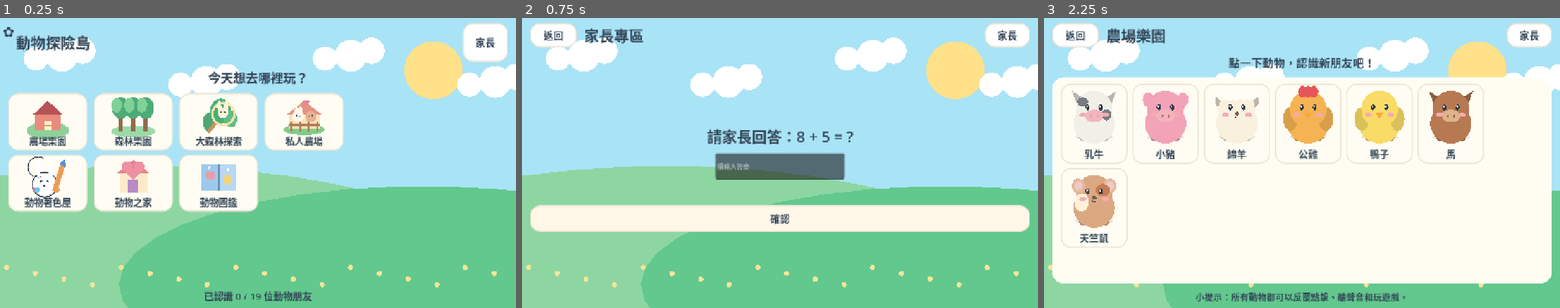
Above: before the commit, frames 1-3 (left to right).
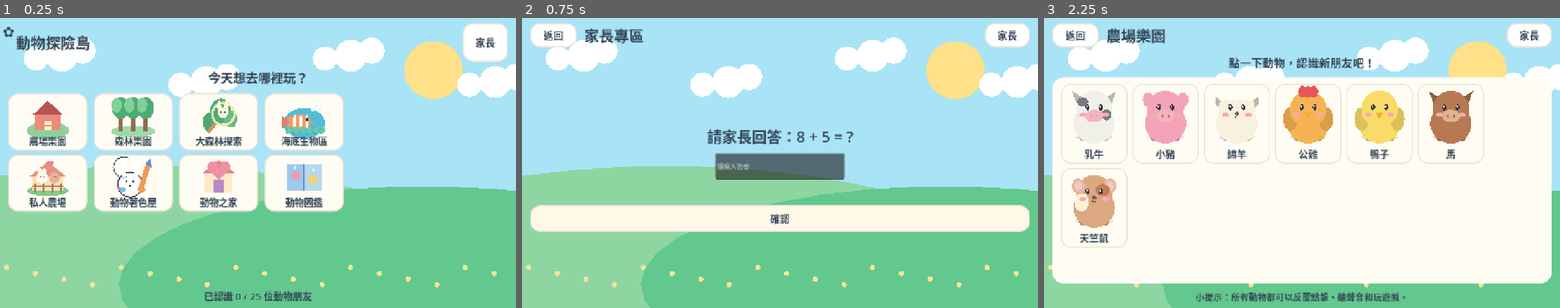
Above: after the commit, the same moments.

Repository: jimmy0933b3-sudo/farm
Game: Godot game, scene res://scenes/Main.tscn
Same seed, same stepped clock (60 frames per second), same inputs: the game is played once before the commit and once after it.
Inputs (mouse positions are in pixels of both pictures, inside the frame that each line leads up to):
- Up to frame 1 (0.25 s): no input
- Up to frame 2 (0.75 s): click "家長" at 0.5 s
- Up to frame 3 (2.25 s): click "返回" at 1.25 s; click (1090, 122) at 2.02 s

The runs differ from the first frame. In frame 1, 6.4% of the frame differs, in the area x 4-67%, y 28-98%; in frame 2, nothing differs; in frame 3, nothing differs.

Commit message:
feat(ocean): register six sea creatures, ocean exploration home icon, save progress, album, coloring and quizzes

Diff:
--- a/data/animals.json
+++ b/data/animals.json
@@ -188,5 +188,65 @@
     "sound": "吱吱警戒叫聲",
     "desc": "狐獴會直立站起來觀察四周，和家人輪流守望。",
     "care": false
+  },
+  {
+    "id": "clownfish",
+    "name": "小丑魚",
+    "zone": "ocean",
+    "color": "#F39847",
+    "food": "浮游生物",
+    "sound": "水下游動",
+    "desc": "小丑魚喜歡躲在海葵的觸手間。",
+    "care": false
+  },
+  {
+    "id": "sea_turtle",
+    "name": "海龜",
+    "zone": "ocean",
+    "color": "#70B59A",
+    "food": "海草",
+    "sound": "水下划水",
+    "desc": "海龜在海裡游泳，也會到沙灘產卵。",
+    "care": false
+  },
+  {
+    "id": "dolphin",
+    "name": "海豚",
+    "zone": "ocean",
+    "color": "#78B7D4",
+    "food": "小魚",
+    "sound": "口哨與喀答",
+    "desc": "海豚是哺乳動物，必須到水面呼吸空氣。",
+    "care": false
+  },
+  {
+    "id": "octopus",
+    "name": "章魚",
+    "zone": "ocean",
+    "color": "#D48CAD",
+    "food": "甲殼類",
+    "sound": "柔軟腕足",
+    "desc": "章魚有八隻腕足，會用吸盤抓住東西。",
+    "care": false
+  },
+  {
+    "id": "seahorse",
+    "name": "海馬",
+    "zone": "ocean",
+    "color": "#F0BB66",
+    "food": "小型甲殼類",
+    "sound": "輕輕游動",
+    "desc": "海馬會用尾巴勾住海草，慢慢地游泳。",
+    "care": false
+  },
+  {
+    "id": "pufferfish",
+    "name": "河豚",
+    "zone": "ocean",
+    "color": "#E6CE83",
+    "food": "貝類",
+    "sound": "緩慢游動",
+    "desc": "河豚遇到危險可能鼓起身體，野外不要碰牠。",
+    "care": false
   }
 ]
--- a/data/levels.json
+++ b/data/levels.json
@@ -226,5 +226,77 @@
       "汽水"
     ],
     "answer": "昆蟲"
+  },
+  {
+    "id": 20,
+    "animal": "clownfish",
+    "type": "habitat",
+    "prompt": "小丑魚住在哪裡？",
+    "options": [
+      "ocean",
+      "forest",
+      "farm"
+    ],
+    "answer": "ocean"
+  },
+  {
+    "id": 21,
+    "animal": "sea_turtle",
+    "type": "food",
+    "prompt": "海龜可以吃什麼？",
+    "options": [
+      "海草",
+      "糖果",
+      "巧克力"
+    ],
+    "answer": "海草"
+  },
+  {
+    "id": 22,
+    "animal": "dolphin",
+    "type": "habitat",
+    "prompt": "海豚住在哪裡？",
+    "options": [
+      "farm",
+      "ocean",
+      "forest"
+    ],
+    "answer": "ocean"
+  },
+  {
+    "id": 23,
+    "animal": "octopus",
+    "type": "habitat",
+    "prompt": "章魚住在哪裡？",
+    "options": [
+      "forest",
+      "ocean",
+      "farm"
+    ],
+    "answer": "ocean"
+  },
+  {
+    "id": 24,
+    "animal": "seahorse",
+    "type": "food",
+    "prompt": "海馬會吃什麼？",
+    "options": [
+      "小型甲殼類",
+      "糖果",
+      "汽水"
+    ],
+    "answer": "小型甲殼類"
+  },
+  {
+    "id": 25,
+    "animal": "pufferfish",
+    "type": "habitat",
+    "prompt": "河豚住在哪裡？",
+    "options": [
+      "ocean",
+      "farm",
+      "forest"
+    ],
+    "answer": "ocean"
   }
 ]
--- a/scripts/ChoiceArt.gd
+++ b/scripts/ChoiceArt.gd
@@ -95,6 +95,20 @@
 			_line(Vector2(24,-35),Vector2(45,-91),Color("#E85D69"),8.0)
 			_line(Vector2(45,-91),Vector2(70,-91),Color("#E85D69"),8.0)
 			_oval(0,-55,63,12,Color("#DAF4F9"))
+		"ocean":
+			# Oversized unmistakable fish icon with coral and bubbles.
+			_oval(0,38,108,78,Color("#55BCD7"))
+			_oval(-28,30,65,38,Color("#F39B60"))
+			_shape([Vector2(-74,31),Vector2(-115,-1),Vector2(-115,67)],Color("#E97A63"))
+			for i in range(3):
+				_oval(-48+float(i)*31,30,8,35,Color.WHITE)
+			_oval(15,18,8,8,Color("#294757"))
+			for i in range(3):
+				_oval(44+float(i)*19,-34-float(i%2)*20,10,10,Color("#E5FAFE"))
+			for i in range(6):
+				var xx=-87+float(i)*35
+				_line(Vector2(xx,93),Vector2(xx+float(i%2)*13,58),Color("#2FA982"),8)
+				_oval(xx+8,72,11,19,Color("#69CBA3"))
 		"coloring":
 			# Crayon + black outline rabbit for the separate homepage tile.
 			_oval(-16,39,63,65,Color.WHITE)
--- a/scripts/Main.gd
+++ b/scripts/Main.gd
@@ -9,6 +9,7 @@
 const PrivateFarm = preload("res://scripts/PrivateFarm.gd")
 const ColoringRoom = preload("res://scripts/ColoringRoom.gd")
 const ForestDiscovery = preload("res://scripts/ForestDiscovery.gd")
+const OceanDiscovery = preload("res://scripts/OceanDiscovery.gd")
 const CareStage = preload("res://scripts/CareStage.gd")
 const ChoiceArt = preload("res://scripts/ChoiceArt.gd")
 const Backdrop = preload("res://scripts/Backdrop.gd")
@@ -32,6 +33,7 @@
 var care_action_buttons: Array = []
 var care_intro_count: int = 0
 var forest_game: Control
+var ocean_game: Control
 var private_farm_game: Control
 var coloring_game: Control
 
@@ -61,6 +63,8 @@
 			show_forest_search()
 		"forest_search":
 			show_forest_search()
+		"ocean", "ocean_search":
+			show_ocean_search()
 		_:
 			show_home()
 
@@ -78,13 +82,15 @@
 				show_zone(current_zone)
 			elif screen in ["forest_search","forest_done"]:
 				show_zone("forest")
+			elif screen in ["ocean_search","ocean_done"]:
+				show_home()
 			else:
 				show_home()
 
 func _switch(name: String, bg: String = "home") -> VBoxContainer:
 	sound.stop_speaking()
 	screen = name
-	if name in ["home","farm","forest","care","album","forest_search","private_farm","coloring"]:
+	if name in ["home","farm","forest","care","album","forest_search","private_farm","coloring","ocean_search"]:
 		progress.data["last_screen"] = name
 		progress.save()
 	for node in get_children():
@@ -263,6 +269,7 @@
 		{"title":"農場樂園","sub":"認識農場的動物朋友","zone":"farm"},
 		{"title":"森林樂園","sub":"看看森林有哪些動物","zone":"forest"},
 		{"title":"大森林探索","sub":"左右滑動森林找動物","zone":"forest_explore"},
+		{"title":"海底生物區","sub":"海裡找六位動物朋友","zone":"ocean"},
 		{"title":"私人農場","sub":"把認識的動物放進農場","zone":"private_farm"},
 		{"title":"動物著色屋","sub":"幫收集到的動物上顏色","zone":"coloring"},
 		{"title":"動物之家","sub":"餵食、洗澡、玩耍","zone":"care"},
@@ -293,11 +300,13 @@
 			show_private_farm()
 		"coloring":
 			show_coloring()
+		"ocean":
+			show_ocean_search()
 
 func show_zone(zone: String) -> void:
 	current_zone = zone
 	var layout = _switch(zone, zone)
-	_header(layout, "農場樂園" if zone == "farm" else "森林樂園", Callable(self,"show_home"))
+	_header(layout, "農場樂園" if zone == "farm" else ("森林樂園" if zone=="forest" else "海底生物區"), Callable(self,"show_home"))
 	layout.add_child(_label("點一下動物，認識新朋友吧！", 28))
 	if zone == "forest":
 		var seek_button = _picture_button("forest_explore","大森林探索",Callable(self,"show_forest_search"),Vector2(320,112))
@@ -322,6 +331,44 @@
 	layout.add_child(_label("小提示：所有動物都可以反覆點擊、聽聲音和玩遊戲。", 22))
 	_narrate("這裡是%s。用手指點一隻動物，和牠交朋友吧！" % ("農場" if zone == "farm" else "森林"))
 	# The forest hide-and-seek entry uses its own illustrated button, not a text-only menu.
+
+func show_ocean_search() -> void:
+	current_zone="ocean"
+	var layout=_switch("ocean_search","home")
+	_header(layout,"海底生物區",Callable(self,"show_home"))
+	var ocean_animals: Array=[]
+	for info in animals:
+		if str(info.get("zone",""))=="ocean":
+			ocean_animals.append(info)
+	ocean_game=OceanDiscovery.new()
+	ocean_game.setup(ocean_animals,progress,sound)
+	ocean_game.size_flags_horizontal=Control.SIZE_EXPAND_FILL
+	ocean_game.size_flags_vertical=Control.SIZE_EXPAND_FILL
+	ocean_game.completed.connect(Callable(self,"show_ocean_complete"))
+	layout.add_child(ocean_game)
+
+func show_ocean_complete() -> void:
+	var layout=_switch("ocean_done","home")
+	_header(layout,"海底探險完成！",Callable(self,"show_home"))
+	layout.add_child(_label("太棒了！六種海底生物都找到了！",31))
+	var panel=_panel()
+	panel.size_flags_vertical=Control.SIZE_EXPAND_FILL
+	layout.add_child(panel)
+	var grid=GridContainer.new()
+	grid.columns=6
+	grid.add_theme_constant_override("h_separation",8)
+	panel.add_child(grid)
+	for info in animals:
+		if str(info.get("zone",""))=="ocean":
+			var tile=_animal_button(info,Callable(self,"show_animal").bind(str(info["id"])))
+			tile.custom_minimum_size=Vector2(140,150)
+			grid.add_child(tile)
+	var actions=HBoxContainer.new()
+	actions.alignment=BoxContainer.ALIGNMENT_CENTER
+	layout.add_child(actions)
+	actions.add_child(_button("再找一次",Callable(self,"show_ocean_search"),Color("#E5EFFF"),Vector2(220,72)))
+	actions.add_child(_button("回首頁",Callable(self,"show_home"),Color("#DEEFDA"),Vector2(220,72)))
+	_narrate("六種海洋朋友都找到囉！可以再玩一次，也可以把牠們帶去私人農場的大水池！")
 
 func show_coloring() -> void:
 	var layout=_switch("coloring","home")
--- a/scripts/SaveData.gd
+++ b/scripts/SaveData.gd
@@ -16,6 +16,10 @@
 		"forest_explore_session": {},
 		"forest_explore_runs": 0,
 		"forest_explore_previous": [],
+		"ocean_explore_session": {},
+		"ocean_explore_runs": 0,
+		"ocean_explore_previous": [],
+		"ocean_found": [],
 		"private_farm": [],
 		"coloring_pages": {},
 		"care": {},
@@ -271,3 +275,50 @@
 
 func _valid_pigment(hex: String) -> bool:
 	return hex.length()==7 and hex.begins_with("#") and Color.html_is_valid(hex)
+
+func get_ocean_explore_session(order: Array) -> Dictionary:
+	var session=data.get("ocean_explore_session",{})
+	var valid=session is Dictionary
+	if valid:
+		valid=session.get("placement",null) is Array and session.get("found",null) is Array
+	if valid:
+		var positions: Array=session["placement"]
+		var found: Array=session["found"]
+		valid=positions.size()==order.size() and found.size()<order.size()
+		if valid:
+			for id in order:
+				if positions.count(id)!=1:
+					valid=false
+			for i in range(found.size()):
+				if found[i]!=order[i]:
+					valid=false
+	if not valid:
+		var shuffled: Array=order.duplicate()
+		shuffled.shuffle()
+		if shuffled==data.get("ocean_explore_previous",[]):
+			shuffled.reverse()
+		session={"placement":shuffled,"found":[]}
+		data["ocean_explore_session"]=session
+		save()
+	return session
+
+func record_ocean_explore_found(id: String) -> void:
+	var session: Dictionary=data.get("ocean_explore_session",{})
+	if session.is_empty():
+		return
+	if not session["found"].has(id):
+		session["found"].append(id)
+	if not data["ocean_found"].has(id):
+		data["ocean_found"].append(id)
+	if not data["collected"].has(id):
+		data["collected"].append(id)
+	save()
+
+func finish_ocean_explore(order: Array) -> void:
+	var session: Dictionary=data.get("ocean_explore_session",{})
+	if session.get("found",[])!=order:
+		return
+	data["ocean_explore_runs"]=int(data.get("ocean_explore_runs",0))+1
+	data["ocean_explore_previous"]=session["placement"].duplicate()
+	data["ocean_explore_session"]={}
+	save()
--- a/scripts/Synth.gd
+++ b/scripts/Synth.gd
@@ -8,7 +8,9 @@
 	"duck":"鴨子","horse":"馬","rabbit":"兔子","squirrel":"松鼠",
 	"fox":"狐狸","deer":"鹿","bear":"熊","owl":"貓頭鷹",
 	"hedgehog":"刺蝟","raccoon":"浣熊","boar":"野豬","monkey":"猴子",
-	"snake":"蛇","guinea_pig":"天竺鼠","meerkat":"狐獴"
+	"snake":"蛇","guinea_pig":"天竺鼠","meerkat":"狐獴",
+	"clownfish":"小丑魚","sea_turtle":"海龜","dolphin":"海豚",
+	"octopus":"章魚","seahorse":"海馬","pufferfish":"河豚"
 }
 
 var player: AudioStreamPlayer
--- a/tests/layout_smoke.gd
+++ b/tests/layout_smoke.gd
@@ -20,8 +20,8 @@
 		for node in _descendants(game):
 			if node is Button and _has_picture(node):
 				cards.append(node)
-		if cards.size()!=7:
-			_fail("Home must show exactly 7 fully illustrated actions, got "+str(cards.size()))
+		if cards.size()!=8:
+			_fail("Home must show exactly 8 fully illustrated actions, got "+str(cards.size()))
 			return
 		for i in range(cards.size()):
 			var a: Rect2=cards[i].get_global_rect()
--- a/tests/validate.gd
+++ b/tests/validate.gd
@@ -3,14 +3,15 @@
 func _initialize() -> void:
 	var a = _read("res://data/animals.json")
 	var l = _read("res://data/levels.json")
-	if a.size() != 19 or l.size() != 19:
-		push_error("Expected exactly 19 animals and 19 levels")
+	if a.size() != 25 or l.size() != 25:
+		push_error("Expected exactly 25 animals and 25 levels")
 		quit(1)
 		return
 	var known = {}
 	var farm_count = 0
 	var forest_count = 0
 	var care_count = 0
+	var ocean_count = 0
 	for animal in a:
 		var id = str(animal.get("id",""))
 		if id.is_empty() or known.has(id):
@@ -22,10 +23,12 @@
 			farm_count += 1
 		if animal.get("zone") == "forest":
 			forest_count += 1
+		if animal.get("zone") == "ocean":
+			ocean_count += 1
 		if bool(animal.get("care",false)):
 			care_count += 1
-	if farm_count != 7 or forest_count != 12 or care_count != 7:
-		push_error("Expected 7 farm + 12 forest + 7 care animals")
+	if farm_count != 7 or forest_count != 12 or ocean_count != 6 or care_count != 7:
+		push_error("Expected 7 farm + 12 forest + 6 ocean + 7 care animals")
 		quit(1)
 		return
 	for level in l:
@@ -40,7 +43,7 @@
 			push_error("Level missing valid options/answer: "+str(level.get("id")))
 			quit(1)
 			return
-	print("PASS: 19 animals, 19 valid levels, 2 habitats and 7 care animals")
+	print("PASS: 25 animals, 25 valid levels, 3 habitats and 7 care animals")
 	quit(0)
 
 func _read(path: String) -> Array:
